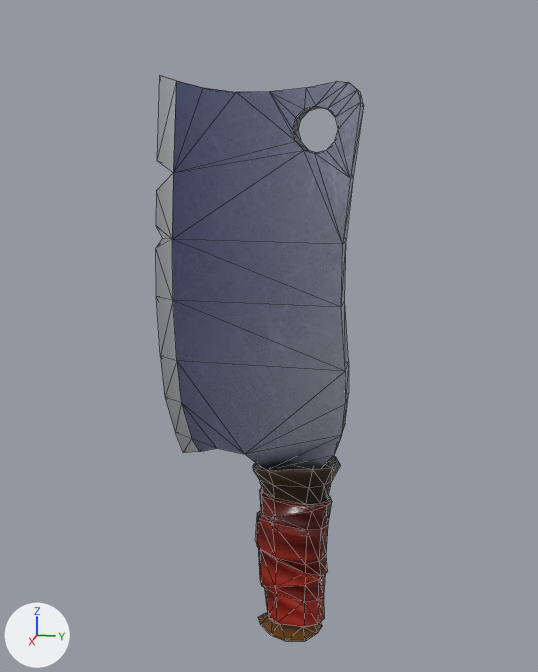
The glTF model public/models/items/ColdArms_Chopper_Knife.gltf, before and after one commit.
Both versions are drawn from a 50 mm lens placed at (1.089, 0.18, 0.518), pointed at (-0.011, -0.04, 0.243). Lighting does not change. The marker at lower left points along +X, +Y and +Z. Mesh edges are drawn as thin lines. Vertices at the same position are counted once.

Script lines for the objects in view, before the commit:
```python
me_cube_014 = bpy.data.meshes.new('Cube.014')
me_cube_014.from_pydata(...)  # 226 vertices, 446 faces; spans x -0.041..0.041, y -0.217..0.094, z -0.272..0.627
# faces by material slot: [178, 268]
me_cube_014.materials.append(mat_mat_outfit_metal_a)
me_cube_014.materials.append(mat_mat_outfit_plastic)
ob_coldarms_chopper_knife = bpy.data.objects.new('ColdArms_Chopper_Knife', me_cube_014)
ob_coldarms_chopper_knife.location = (0.0, 0.0, 0.0)
```
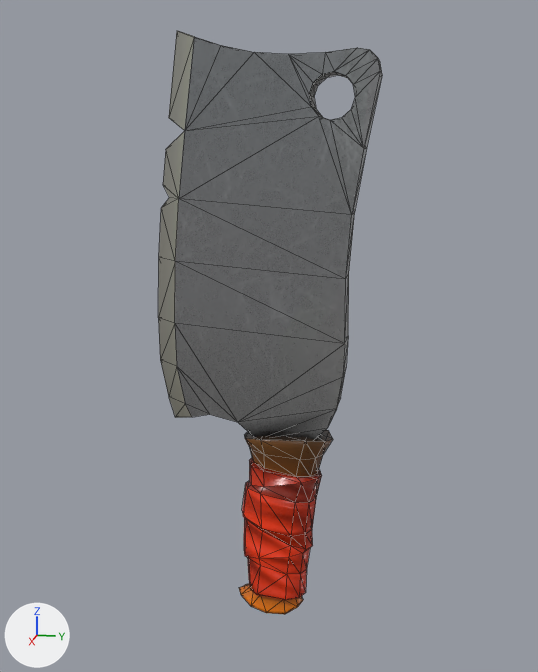
What differs and where, as boxes [x1, y1, x2, y2] in the pictures (538 x 672 px; the box of a moved part takes in the faces that stretch with it):
'ColdArms_Chopper_Knife', reshaped (8% wider)
    before: [156, 75, 364, 642]
    after: [158, 31, 382, 614]
part 1 of me_cube_014, moved or reshaped
    before: [253, 456, 340, 642]
    after: [239, 430, 333, 614]
part 2 of me_cube_014, moved or reshaped
    before: [156, 75, 364, 468]
    after: [158, 31, 382, 440]

The change, as a list of edits to the scene's bpy script:
```text
Add img_btln_trimcolor_b:
    img_btln_trimcolor_b = load_image('BTLN_TrimColor_B', 'BTLN_TrimColor_B.jpg', 512, 512, 'sRGB')
Add mat_mat_outfit_plastic_b:
    mat_mat_outfit_plastic_b = bpy.data.materials.new('MAT_Outfit_Plastic_B')
    # uses the picture img_btln_trimcolor_b
    # uses the picture img_tex_mp_roughness_a
    # uses the picture img_tex_trim_a_n
Add mat_mat_outfit_m_b:
    mat_mat_outfit_m_b = bpy.data.materials.new('MAT_Outfit_M_B')
    # uses the picture img_btln_trimcolor_b
    # uses the picture img_tex_mp_roughness_a
    # uses the picture img_tex_trim_a_n
Change me_cube_014:
    where me_cube_014.from_pydata(...)  # 226 vertices, 446 faces; spans x -0.041..0.041, y -0.217..0.094, z -0.272..0.627
    used by ob_coldarms_chopper_knife; location = (0.0, 0.0, 0.0)
    remove me_cube_014.materials.append(mat_mat_outfit_metal_a)
    remove me_cube_014.materials.append(mat_mat_outfit_plastic)
    me_cube_014 part 1: the loose piece of 136 vertices spanning x -0.041..0.041, y -0.065..0.076, z -0.272..0.051 is turned -4 degrees about the x axis through its middle, then moved by (0.0, -0.023, 0.048), in mat_mat_outfit_plastic_b
    me_cube_014 part 2: the loose piece of 90 vertices spanning x -0.026..0.027, y -0.217..0.094, z 0.034..0.627 is turned -4 degrees about the x axis through its middle, then moved by (0.0, 0.008, 0.051), in mat_mat_outfit_m_b
    add me_cube_014.materials.append(mat_mat_outfit_plastic_b)
    add me_cube_014.materials.append(mat_mat_outfit_m_b)
```
